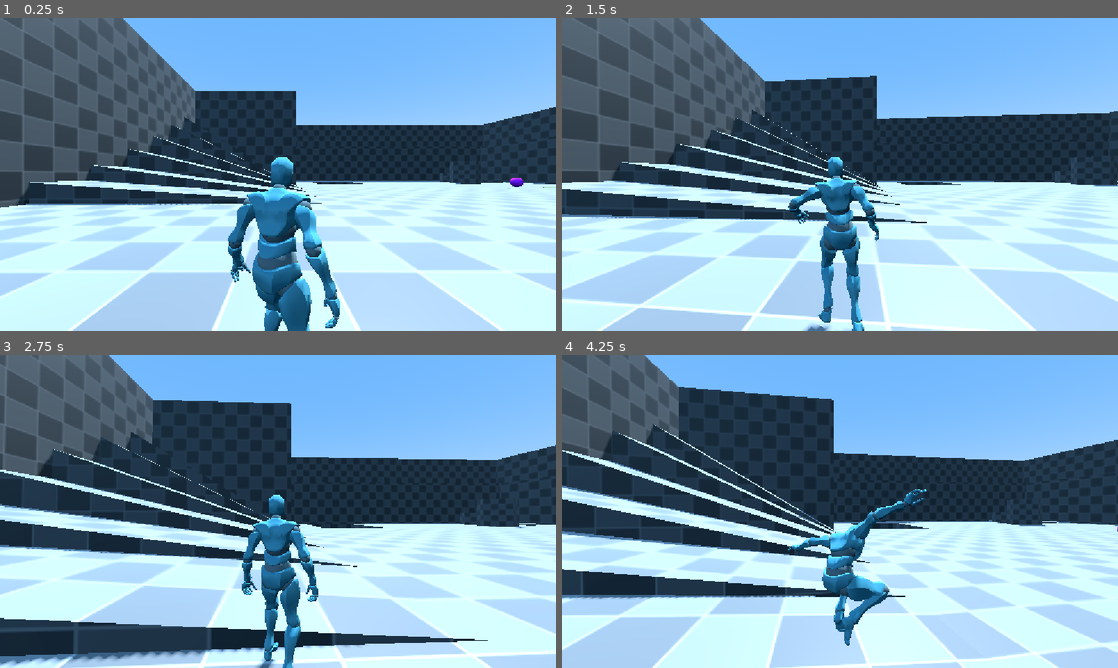
Above: before the commit, frames 1-4 (two rows, left to right).
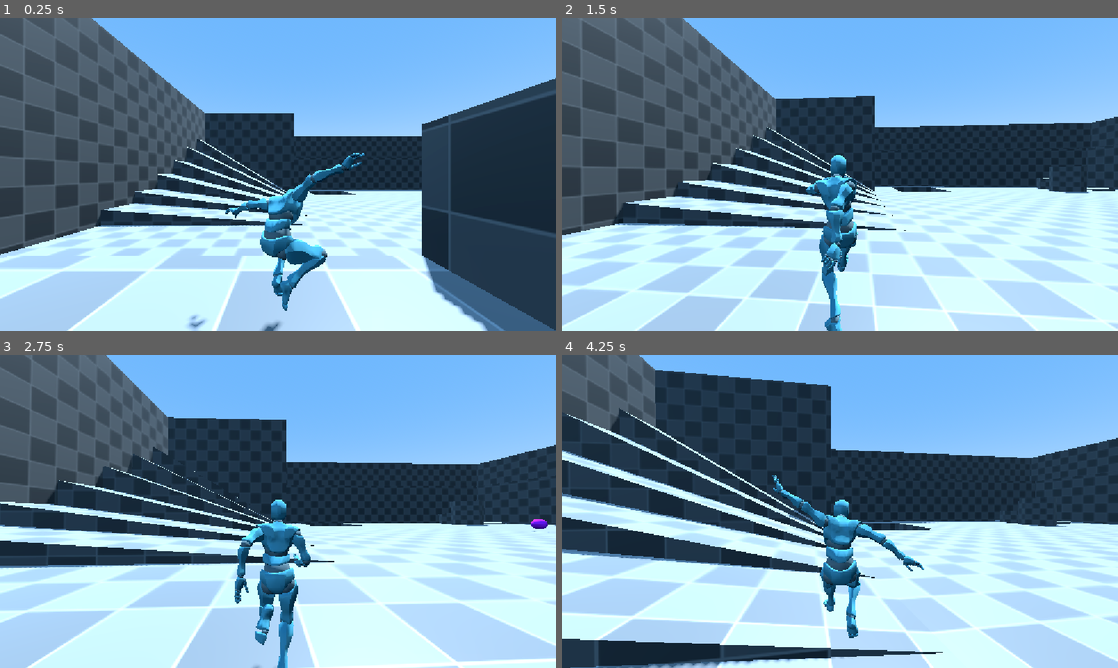
Above: after the commit, the same moments.

Repository: Calipur-Neeson/Tico_Project
Game: Godot game, scene res://Scenes/TestScene.tscn
The game is run twice, just before and just after one commit, with the same random seed, the same clock (stepped at 60 frames per second) and the same inputs.
Inputs (mouse positions are in pixels of both pictures, inside the frame that each line leads up to):
- Up to frame 1 (0.25 s): no input
- Up to frame 2 (1.5 s): tap Enter at 0.5 s; move the mouse to (867, 174) at 0.52 s; hold Right mouse button (Aim) 0.53-1.28 s; hold W (Move_Forward) from 0.53 s (still down); click (867, 174) at 0.67 s; tap Space (Jump) at 0.77 s; move the mouse to (812, 174) at 1.27 s; tap Ctrl (Crouch) at 1.35 s
- Up to frame 3 (2.75 s): keep holding W (Move_Forward); tap Space (Jump) at 1.52 s; move the mouse to (289, 505) at 2.02 s; tap E (Interact) at 2.1 s
- Up to frame 4 (4.25 s): keep holding W (Move_Forward); move the mouse to (834, 517) at 2.77 s; click (834, 517) at 2.85 s; tap Space (Jump) at 3.02, 3.77 s; move the mouse to (878, 514) at 3.52 s; hold Right mouse button (Aim) from 3.53 s (still down)

The runs differ from the first frame. In frame 1, 51% of the frame differs, in the area x 0-100%, y 0-100%; in frame 2, 34%; in frame 3, 41%; in frame 4, 37%.

Commit message:
(~)shimmy turn

Diff:
--- a/Scenes/Player.tscn
+++ b/Scenes/Player.tscn
@@ -91,7 +91,7 @@
 [node name="Mesh" parent="." unique_id=817030189 instance=ExtResource("1_bhhdu")]
 transform = Transform3D(-1, 0, -1.509958e-07, 0, 1, 0, 1.509958e-07, 0, -1, 0, -0.86376077, 0)
 
-[node name="Skeleton3D" parent="Mesh" index="0" unique_id=225314288]
+[node name="Skeleton3D" parent="Mesh" index="0" unique_id=307522006]
 bones/0/rotation = Quaternion(-0.19908413, -0.05242326, -0.0065198755, 0.9785575)
 bones/1/rotation = Quaternion(0.0063499487, -0.007146469, -0.003225472, 0.99994916)
 bones/2/rotation = Quaternion(0.13400991, -0.012976201, -0.008354676, 0.99085987)
@@ -145,7 +145,7 @@
 bones/62/rotation = Quaternion(0.7212264, -0.02347984, -0.049058136, 0.69056106)
 bones/63/rotation = Quaternion(0.53247416, 0.07778512, 0.103260145, 0.83651537)
 
-[node name="AnimationPlayer" parent="Mesh" index="1" unique_id=788844123]
+[node name="AnimationPlayer" parent="Mesh" index="1" unique_id=1256023696]
 libraries/NewLib = SubResource("AnimationLibrary_6xh1p")
 autoplay = &"NewLib/Idle"
 speed_scale = 0.99997115
--- a/Scenes/TestScene.tscn
+++ b/Scenes/TestScene.tscn
@@ -30,7 +30,7 @@
 radius = 2.08
 
 [sub_resource type="BoxShape3D" id="BoxShape3D_12j5o"]
-size = Vector3(7.5, 0.23, 3.03)
+size = Vector3(7.5, 0.23, 5.115)
 
 [node name="Node3D" type="Node3D" unique_id=1930091129]
 
@@ -43,10 +43,10 @@
 
 [node name="test_level" parent="." unique_id=78685540 instance=ExtResource("1_iufkg")]
 
-[node name="level" parent="test_level" index="0" unique_id=823750820]
+[node name="level" parent="test_level" index="0" unique_id=1763856893]
 transform = Transform3D(1, 0, 0, 0, 1, 0, 0, 0, 1, -0.0003027916, -0.00040721893, -0.000497818)
 
-[node name="StaticBody3D" parent="test_level/level" index="0" unique_id=587194403]
+[node name="StaticBody3D" parent="test_level/level" index="0" unique_id=1210837255]
 collision_layer = 4
 collision_mask = 16
 script = ExtResource("2_iufkg")
@@ -69,35 +69,35 @@
 shape = SubResource("CylinderShape3D_pohj0")
 
 [node name="ClimbablePlatform3" type="StaticBody3D" parent="test_level/level" index="3" unique_id=2026887247]
-transform = Transform3D(1, 0, 0, 0, 1, 0, 0, 0, 1, -21.888313, 1.8759065, 22.157007)
+transform = Transform3D(1, 0, 0, 0, 1, 0, 0, 0, 1, -13.884794, 4.4148335, 22.138262)
 collision_layer = 2
 collision_mask = 2
 
 [node name="CollisionShape3D" type="CollisionShape3D" parent="test_level/level/ClimbablePlatform3" unique_id=1366214329]
-transform = Transform3D(1, 0, 0, 0, 1, 0, 0, 0, 1, -0.64118576, 0.23117948, 2.0507336)
+transform = Transform3D(1, 0, 0, 0, 1, 0, 0, 0, 1, -0.64118576, 0.23117971, 3.1089573)
 shape = SubResource("BoxShape3D_12j5o")
 debug_color = Color(0, 0, 0, 0.9607843)
 
-[node name="StaticBody3D" parent="test_level/wood" parent_id_path=PackedInt32Array(78685540, 1434197295) index="0" unique_id=71937128]
+[node name="StaticBody3D" parent="test_level/wood" parent_id_path=PackedInt32Array(78685540, 1689332265) index="0" unique_id=85657359]
 script = ExtResource("2_iufkg")
 footstep_sound = ExtResource("4_201fe")
 
-[node name="StaticBody3D" parent="test_level/snow" parent_id_path=PackedInt32Array(78685540, 1020897175) index="0" unique_id=812767266]
+[node name="StaticBody3D" parent="test_level/snow" parent_id_path=PackedInt32Array(78685540, 1534009705) index="0" unique_id=79410971]
 script = ExtResource("2_iufkg")
 footstep_sound = ExtResource("5_xjl2p")
 
-[node name="StaticBody3D" parent="test_level/grass" parent_id_path=PackedInt32Array(78685540, 1120422819) index="0" unique_id=347638795]
+[node name="StaticBody3D" parent="test_level/grass" parent_id_path=PackedInt32Array(78685540, 571352279) index="0" unique_id=1127961135]
 script = ExtResource("2_iufkg")
 footstep_sound = ExtResource("6_ytmxh")
 
-[node name="StaticBody3D" parent="test_level/dirt" parent_id_path=PackedInt32Array(78685540, 941957627) index="0" unique_id=989433190]
+[node name="StaticBody3D" parent="test_level/dirt" parent_id_path=PackedInt32Array(78685540, 1906227977) index="0" unique_id=725711831]
 script = ExtResource("2_iufkg")
 footstep_sound = ExtResource("7_hctok")
 
 [node name="CharacterBody3D" parent="." unique_id=1445218770 instance=ExtResource("2_5lt6y")]
-transform = Transform3D(1, 0, 0, 0, 1, 0, 0, 0, 1, -21.050232, 0.90084696, 20.87149)
+transform = Transform3D(1, 0, 0, 0, 1, 0, 0, 0, 1, -21.050232, 3.6557865, 24.643148)
 
-[node name="Skeleton3D" parent="CharacterBody3D/Mesh" parent_id_path=PackedInt32Array(1445218770, 817030189) index="0" unique_id=225314288]
+[node name="Skeleton3D" parent="CharacterBody3D/Mesh" parent_id_path=PackedInt32Array(1445218770, 817030189) index="0" unique_id=307522006]
 bones/0/rotation = Quaternion(0.09101166, -0.05604479, -0.082359, 0.9908546)
 bones/1/rotation = Quaternion(-0.03783933, 0.021258209, 0.16457346, 0.98540956)
 bones/2/rotation = Quaternion(0.027774153, 0.011579947, -0.037580453, 0.99884045)
--- a/Scripts/States/LeftShimmyTurnState.gd
+++ b/Scripts/States/LeftShimmyTurnState.gd
@@ -1,28 +1,31 @@
 class_name PlayerLeftShimmyTurnState
 extends BasePlayerState
 
-var targetPoint: Vector3
 var normal :Vector3
+var dirLeft : Vector3
+var dirForward : Vector3
 
 func Enter(player: Player) -> void:
+	dirLeft = -player.global_basis.x
+	dirForward = -player.global_basis.z
+
 	normal = player.left_turn_climb_cast.get_collision_normal()
-	targetPoint = player.global_position
-	targetPoint -= player.global_basis.x * 1.5
-	targetPoint -= player.global_basis.z * 1
+
 
 func PreUpdate(player: Player) -> void:
-	pass
+	if player.climbable_cast.is_colliding() and player.right_climb_cast.is_colliding():
+		player.ChangeStateTo(PlayerState.HangingIdle)
 
 
 func Update(player: Player, delta: float) -> void:
-	if player.global_position.x < targetPoint.x:
-		player.velocity = Vector3.LEFT * 3
+	if player.climbable_cast.is_colliding():
+		player.velocity = dirLeft * 2.0
 		player.move_and_slide()
-	else :
-		player.velocity = -player.global_basis.z * 1
+	else:
+		player.velocity = dirForward * 2.0
 		player.move_and_slide()
+		player.TurnTo(-normal)
 
-	player.TurnTo(normal)
 	if player.floor_cast.is_colliding():
 		player.playerAnim.play("NewLib/HangLeftShimmy_short", player.BLEEND_SPEED)
 	elif not player.floor_cast.is_colliding() :
